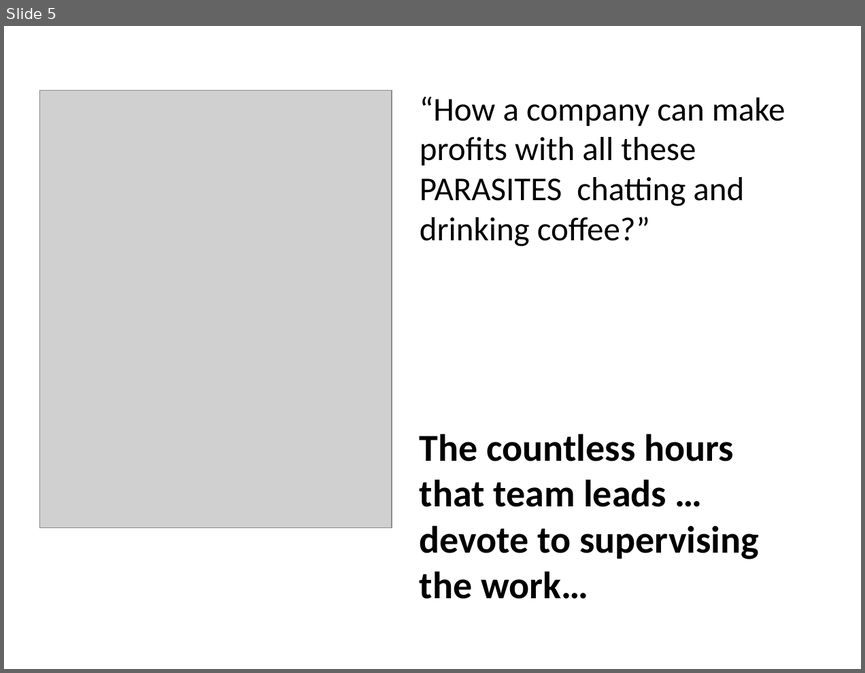
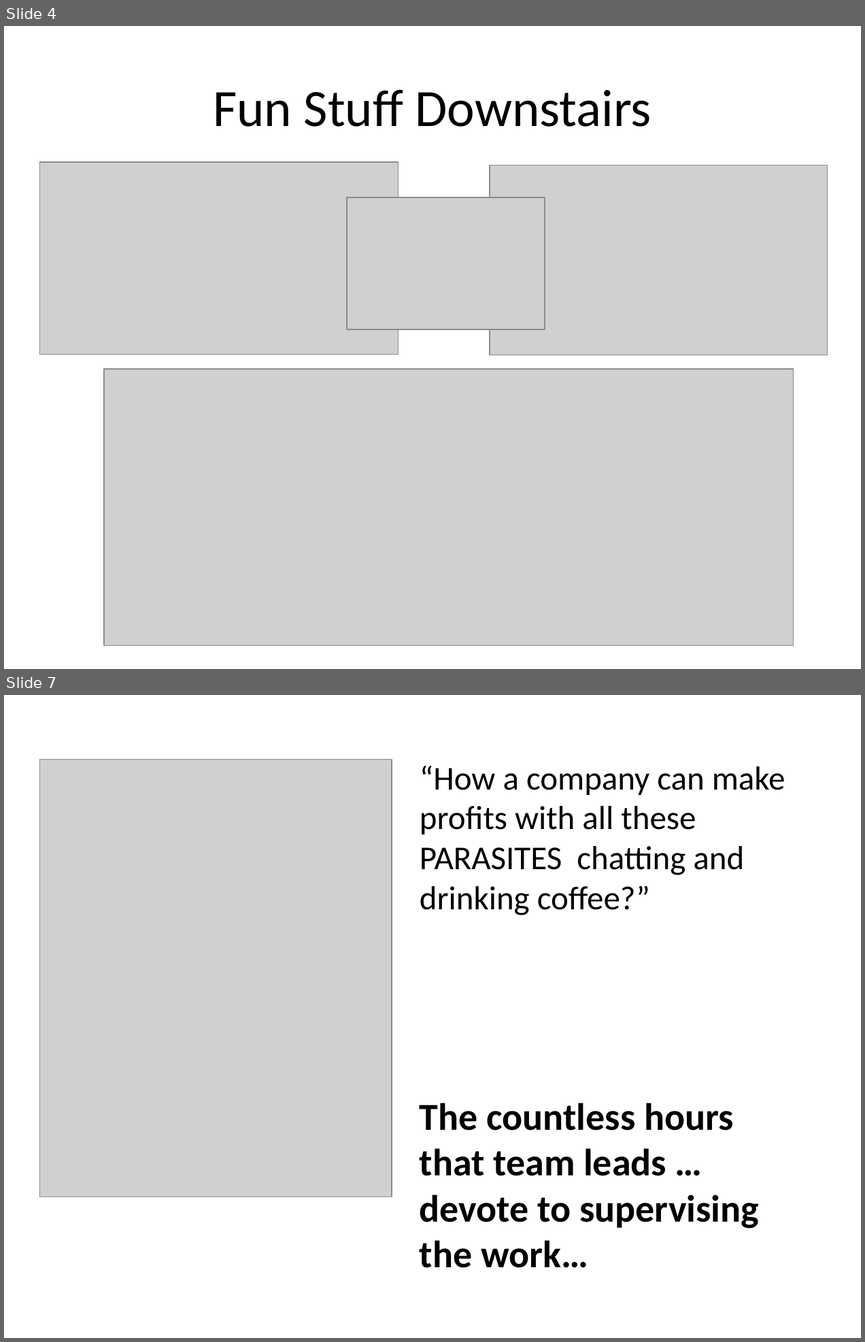
Before and after one commit to jonathanfmills/SessionSlides, a slide deck: ManagingAgileDevs.pptx. Shown one above the other, each under a label of ours: slide 5 before the commit, slides 4 and 7 after it; the slides between them are not shown. The pictures are 865x673 and 865x1342 pixels, drawn with LibreOffice and Linux fonts; fonts in the diff are those of the drawing; grey boxes stand for pictures. Boxes give left, top, right and bottom in pixels: in the first picture for what was removed or moved away, otherwise in the second. Text is boxed around its words. In the diff, an @@ line names an element or a change of style, - is before the commit and + after.

```diff
--- a/ManagingAgileDevs.pptx
+++ b/ManagingAgileDevs.pptx
@@ slide 4 added at (4,26,861,669), background #FFFFFF @@
@@ title added at (213,89,651,127), 44 pt, text #000000 @@
+Fun Stuff Downstairs
@@ picture added at (40,162,398,354) @@
@@ picture added at (490,165,827,355) @@
@@ picture added at (347,197,545,329) @@
@@ picture added at (104,369,794,645) @@
@@ what was slide 5 is now slide 7 @@
```
Also in this commit, not shown: 4 slides changed, 1 other slide added, 7 other files.
